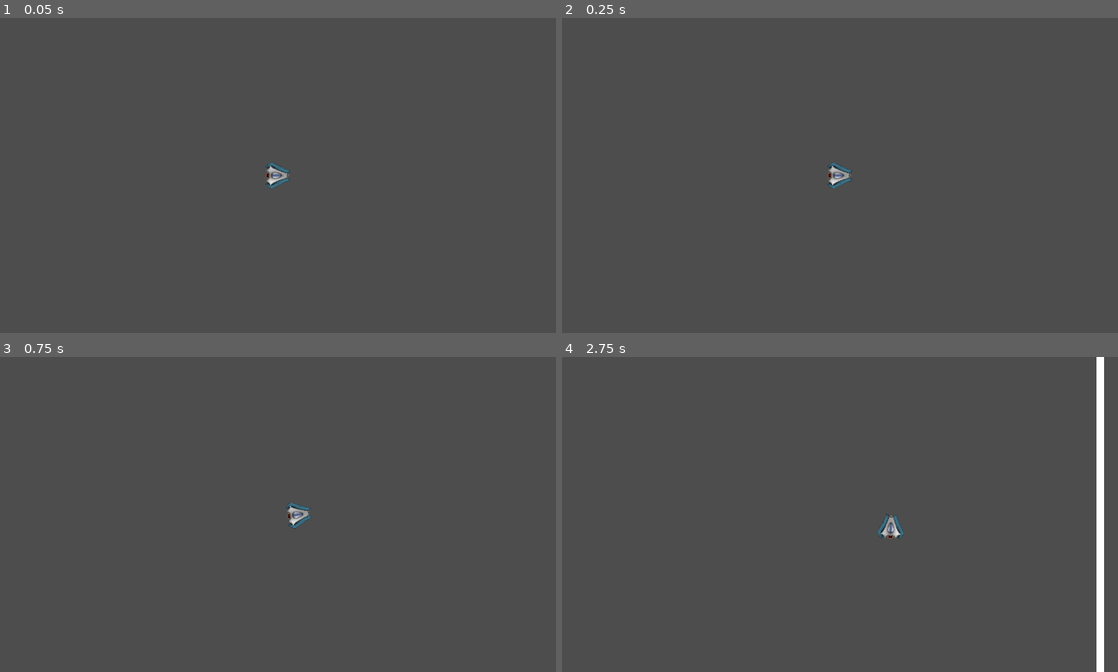
Above: before the commit, frames 1-4 (two rows, left to right).
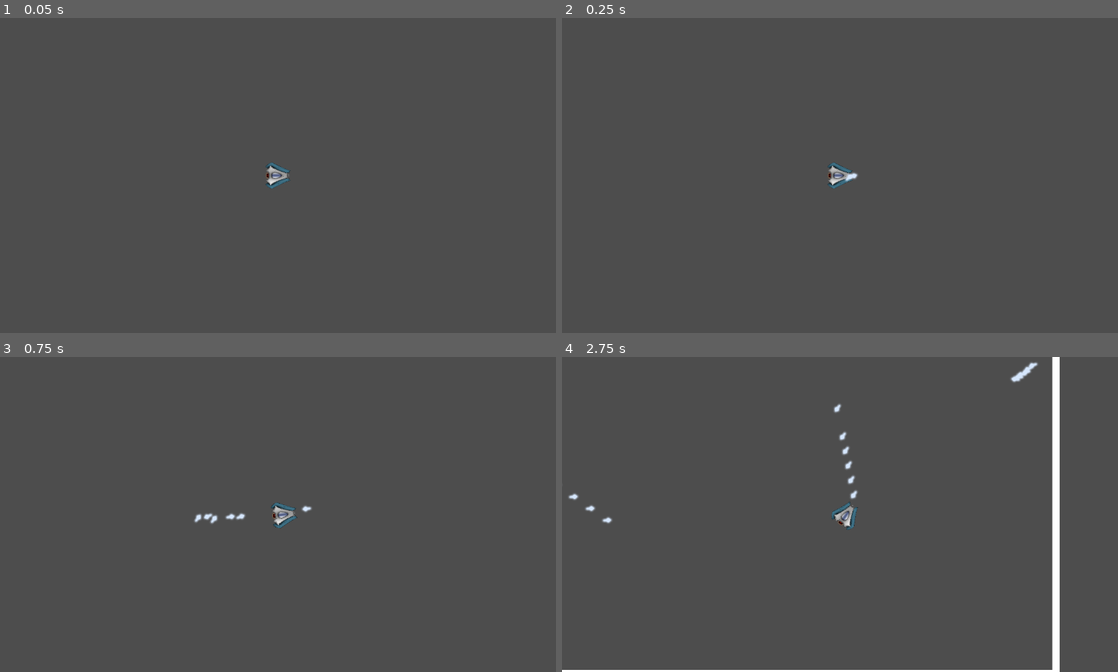
Above: after the commit, the same moments.

Repository: CristianVegara/GeometryWarsGodot
Game: Godot game, scene res://Scenes/GameLevel.tscn
The game is run twice, just before and just after one commit, with the same random seed, the same clock (stepped at 60 frames per second) and the same inputs.
Inputs (mouse positions are in pixels of both pictures, inside the frame that each line leads up to):
- Up to frame 1 (0.05 s): no input
- Up to frame 2 (0.25 s): no input
- Up to frame 3 (0.75 s): move the mouse to (400, 498) at 0.52 s; hold D from 0.53 s (still down); click (400, 498) at 0.67 s
- Up to frame 4 (2.75 s): move the mouse to (728, 530) at 1.27 s; release D at 1.28 s; hold S 1.28-2.03 s; click (728, 530) at 1.42 s; move the mouse to (895, 445) at 2.02 s; hold D from 2.03 s (still down); click (895, 445) at 2.17 s

Frame 1 is identical in both runs. In frame 2, less than 0.1% of the frame differs, in the area x 50-54%, y 49-52%; in frame 3, 0.6%; in frame 4, 4.2%, in the area x 0-98%, y 0-100%.

Commit message:
task not finished

Diff:
--- a/Prefabs/PlayerController.tscn
+++ b/Prefabs/PlayerController.tscn
@@ -18,17 +18,18 @@
 scale = Vector2(0.2, 0.2)
 polygon = PackedVector2Array(-95.0009, -245, -40.0007, -210, 39.9993, -210, 99.9991, -245, 150, -100, 255, 104.999, 220.001, 199.999, 165.001, 239.999, 100.001, 225, -94.9991, 225, -159.999, 245, -229.999, 175.001, -250, 105.001, -145, -99.9995)
 
-[node name="ProjectileSpawnPoint2" type="Node2D" parent="."]
-position = Vector2(161, 0)
+[node name="ProjectileSpawnPoint" type="Node2D" parent="."]
+position = Vector2(65, 0)
 
 [node name="Timer" type="Timer" parent="."]
 process_callback = 0
 wait_time = 0.1
+autostart = true
 
 [node name="Camera2D" type="Camera2D" parent="."]
 zoom = Vector2(0.6, 0.6)
 position_smoothing_enabled = true
-position_smoothing_speed = 2.0
+position_smoothing_speed = 15.0
 
 [connection signal="body_entered" from="." to="." method="_on_body_entered"]
 [connection signal="timeout" from="Timer" to="." method="_on_timer_timeout"]
--- a/Scripts/PlayerController.gd
+++ b/Scripts/PlayerController.gd
@@ -1,27 +1,28 @@
 extends RigidBody2D
 
-const SPEED = 500.0
+const SPEED = 500
 var move = Vector2.ZERO
 var targetDirection: Vector2
 
-var projectileSpawnPoint: Vector2
+var projectile_spawn_point: Vector2
 var projectileScene: PackedScene
 
 
 func _ready():
 	projectileScene = preload("res://Prefabs/Projectile.tscn")
-	projectileSpawnPoint = $ProjectileSpawnPoint2.global_position
 
 
 func _process(delta):
+	# Rotate player
+	face_mouse_direction()
+
+	# Input detection and movement
 	move = key_detection()
 	player_movement(move, delta)
-	face_mouse_direction()
 
 
 func key_detection():
 	move = Vector2.ZERO
-
 
 	if Input.is_key_pressed(KEY_W):
 		move.y -= 1
@@ -31,6 +32,7 @@
 		move.x -= 1
 	if Input.is_key_pressed(KEY_D):
 		move.x += 1
+
 	return move
 
 
@@ -44,11 +46,12 @@
 
 
 func _on_timer_timeout():
-	print(projectileSpawnPoint)
-	var newInstance = projectileScene.instance()
-	get_parent().add_child(newInstance)
-	newInstance.global_position = projectileSpawnPoint
+	if not Input.is_mouse_button_pressed(MOUSE_BUTTON_LEFT):
+		var newInstance = projectileScene.instantiate()
+		newInstance.global_position = $ProjectileSpawnPoint.global_position
+		get_parent().add_child(newInstance)
 
 
-func _on_body_entered(area):
+func _on_body_entered(_area):
+	print('player collided')
 	pass
--- a/Scripts/Projectile.gd
+++ b/Scripts/Projectile.gd
@@ -1,7 +1,7 @@
 extends RigidBody2D
 
 var targetDirection: Vector2
-var speed = 600
+var speed = 700
 
 func _ready():
 	# Get mouse position in screen and set it as the target
@@ -14,8 +14,11 @@
 	# Calculate the velocity by multiplying the direction vector by the speed
 	linear_velocity = direction * speed
 
+
 func _on_body_entered():
+	print('collision')
 	queue_free()
+
 
 func _on_timer_timeout():
 	queue_free()
